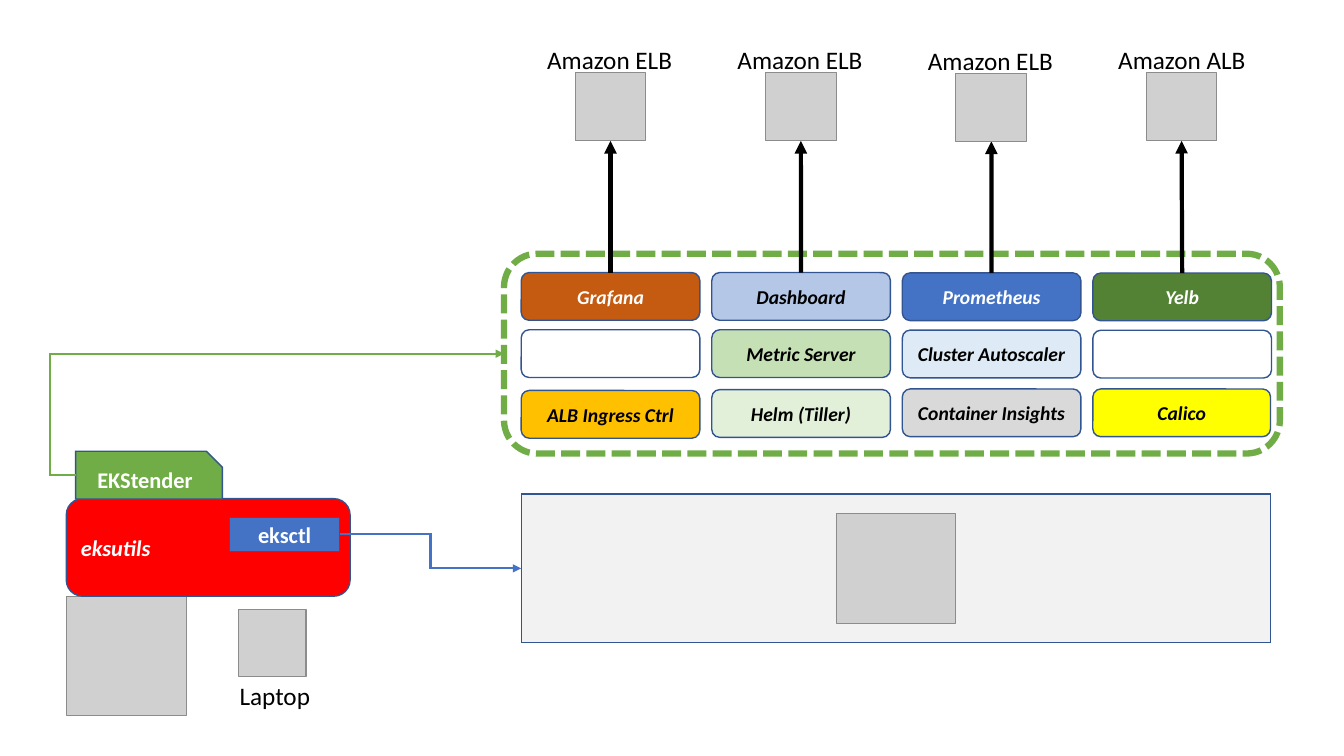
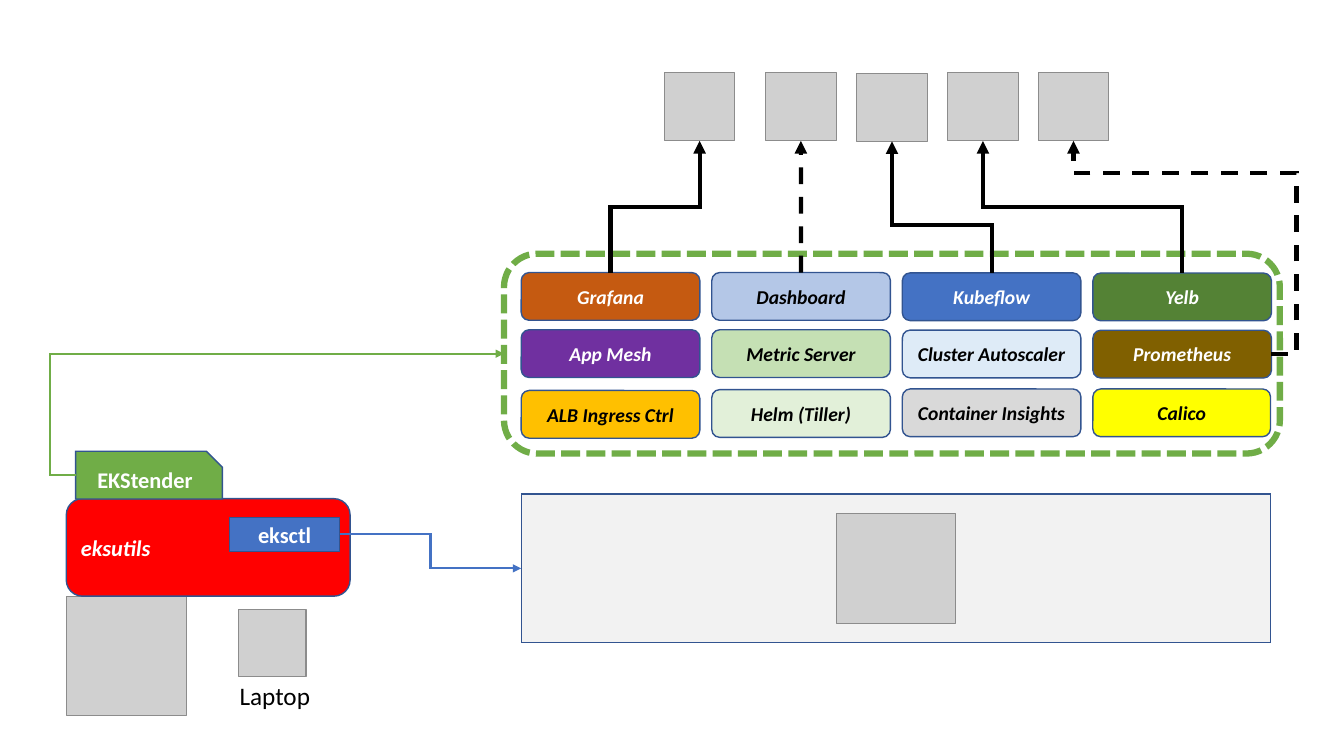
Before and after one commit to mreferre/ekstender, a slide deck: slide 1 of ekstender.pptx. Drawn at 1344x756 pixels with LibreOffice and Linux fonts; fonts in the diff are those of the drawing; grey boxes stand for pictures. Boxes give left, top, right and bottom in pixels: in the first picture for what was removed or moved away, otherwise in the second. Text is boxed around its words. In the diff, an @@ line names an element or a change of style, - is before the commit and + after.

Commit message:
Added Kubeflow and App Mesh modules. Major re-factors of many portions of the script.

```diff
--- a/ekstender.pptx
+++ b/ekstender.pptx
@@ text removed at (x1=547, y1=52, x2=672, y2=76) @@
-Amazon ELB
@@ text removed at (x1=737, y1=52, x2=863, y2=76) @@
-Amazon ELB
@@ text removed at (x1=928, y1=53, x2=1053, y2=76) @@
-Amazon ELB
@@ text removed at (x1=1118, y1=52, x2=1246, y2=76) @@
-Amazon ALB
@@ picture moved from (x1=576, y1=73, x2=646, y2=141) to (x1=664, y1=73, x2=735, y2=141) @@
@@ picture moved from (x1=956, y1=74, x2=1026, y2=142) to (x1=857, y1=74, x2=928, y2=142) @@
@@ picture moved from (x1=1146, y1=73, x2=1217, y2=141) to (x1=948, y1=73, x2=1018, y2=141) @@
@@ picture added at (x1=1038, y1=73, x2=1109, y2=141) @@
@@ arrow removed from (611, 272) to (611, 141) @@
@@ elbow arrow added from (611, 272) to (700, 141), #000000 3 pt @@
@@ arrow (802, 272) - (802, 141): stroke #000000 3 pt to #000000 3 pt dashed @@
@@ elbow arrow added from (992, 273) to (892, 141), #000000 3 pt @@
@@ elbow arrow added from (1183, 273) to (983, 141), #000000 3 pt @@
@@ arrow removed from (992, 273) to (992, 141) @@
@@ elbow arrow added from (1271, 354) to (1074, 141), #000000 3 pt dashed @@
@@ arrow removed from (1183, 273) to (1182, 141) @@
@@ text in rounded rectangle at (x1=953, y1=290, x2=1030, y2=307): text changed @@
-Prometheus
+Kubeflow
@@ rounded rectangle "App Mesh" at (x1=521, y1=330, x2=700, y2=377): fill none to #7030A0 @@
@@ text in rounded rectangle at (x1=569, y1=347, x2=651, y2=364): text added @@
+App Mesh
@@ rounded rectangle "Prometheus" at (x1=1093, y1=331, x2=1271, y2=378): fill none to #806000 @@
@@ text in rounded rectangle at (x1=1133, y1=347, x2=1231, y2=361): text added @@
+Prometheus
```
Also in this commit, not shown: 4 other files.
